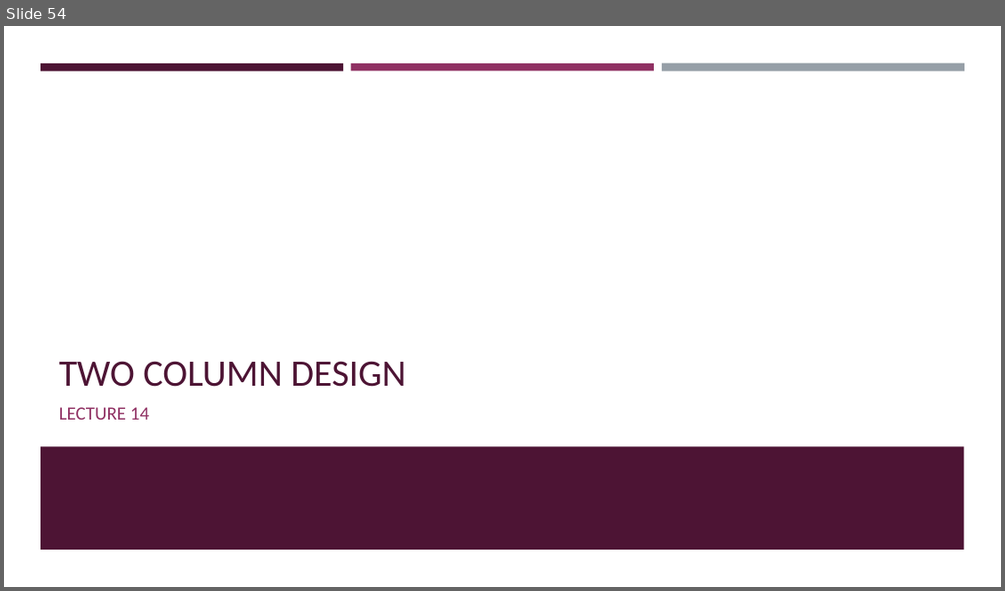
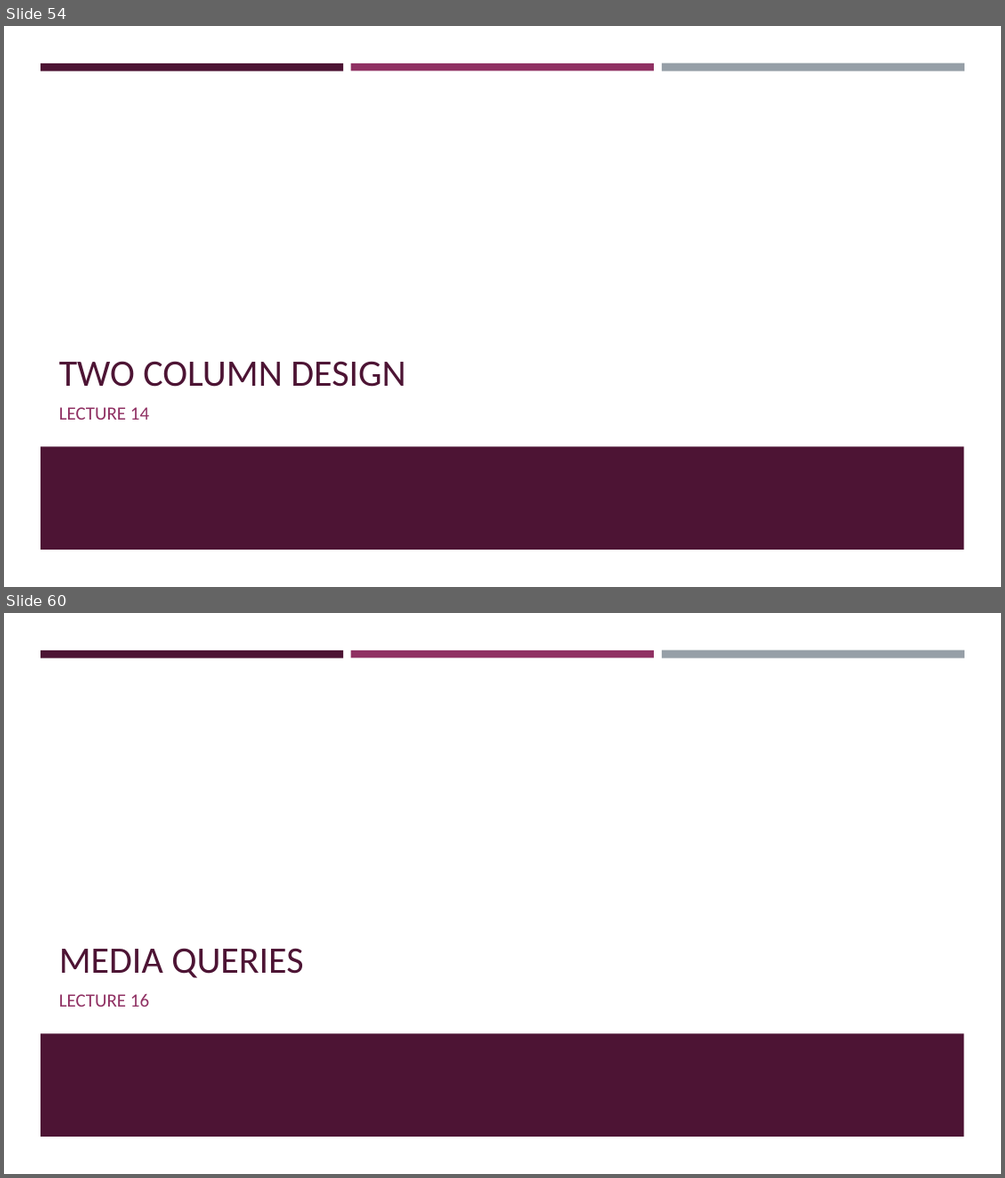
Before and after one commit to Ghost0396/iot, a slide deck: web_development/lecture.pptm. Shown one above the other, each under a label of ours: slide 54 before the commit, slides 54 and 60 after it; the slides between them are not shown. The pictures are 1005x591 and 1005x1178 pixels, drawn with LibreOffice and Linux fonts; fonts in the diff are those of the drawing. Boxes give left, top, right and bottom in pixels: in the first picture for what was removed or moved away, otherwise in the second. Text is boxed around its words. In the diff, an @@ line names an element or a change of style, - is before the commit and + after.

```diff
--- a/web_development/lecture.pptm
+++ b/web_development/lecture.pptm
@@ slide 60 added at (x1=4, y1=613, x2=1001, y2=1174), background #FFFFFF; not listed: 4 template elements that a slide beside it also shows @@
@@ title added at (x1=59, y1=948, x2=303, y2=978), 36 pt, text #4D1434 @@
+MEDIA QUERIES
@@ text added at (x1=59, y1=994, x2=149, y2=1006), 18 pt, text #903163 @@
+LECTURE 16
```
Also in this commit, not shown: 1 slide changed, 16 other slides added, 34 other files.
